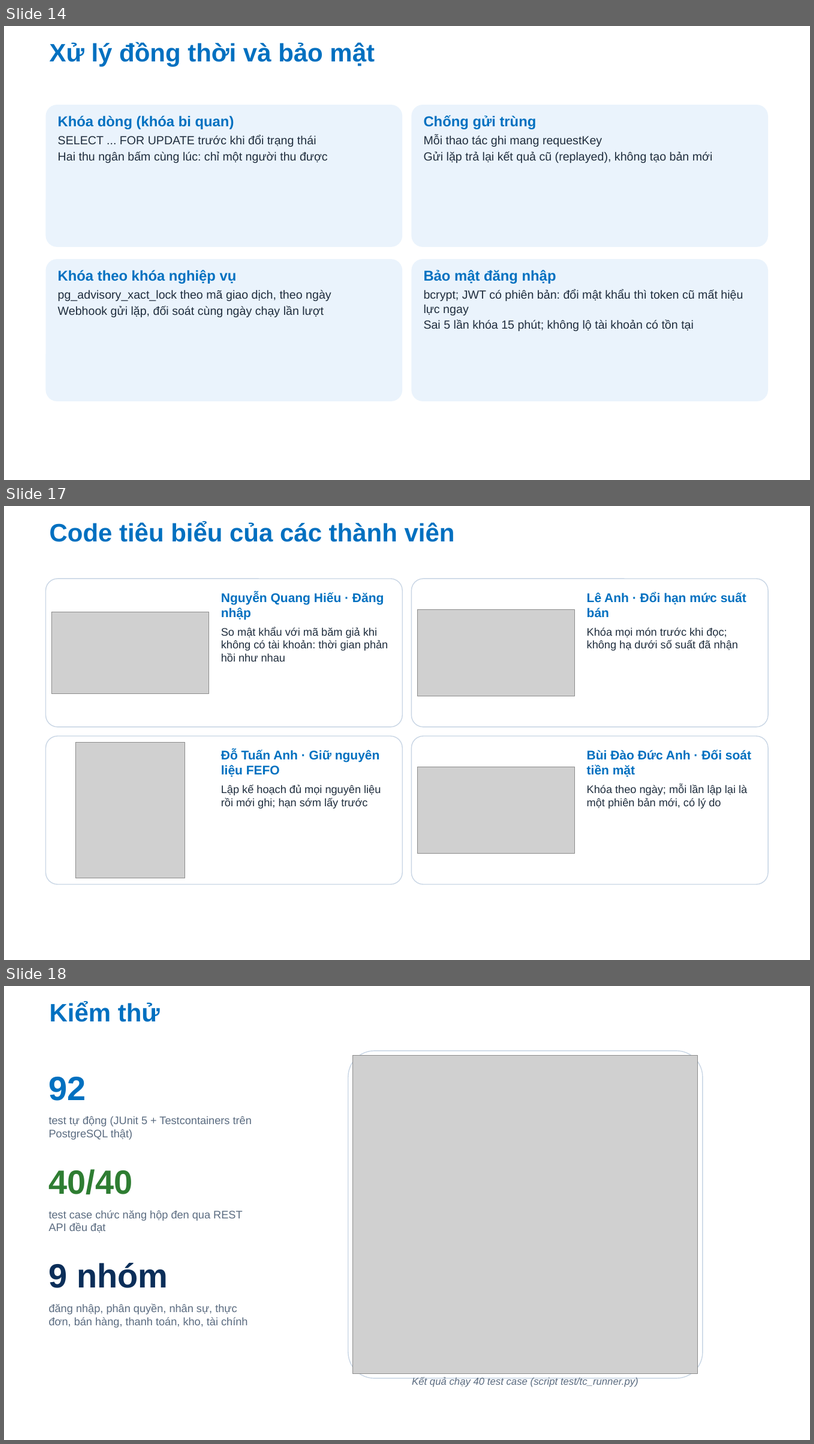
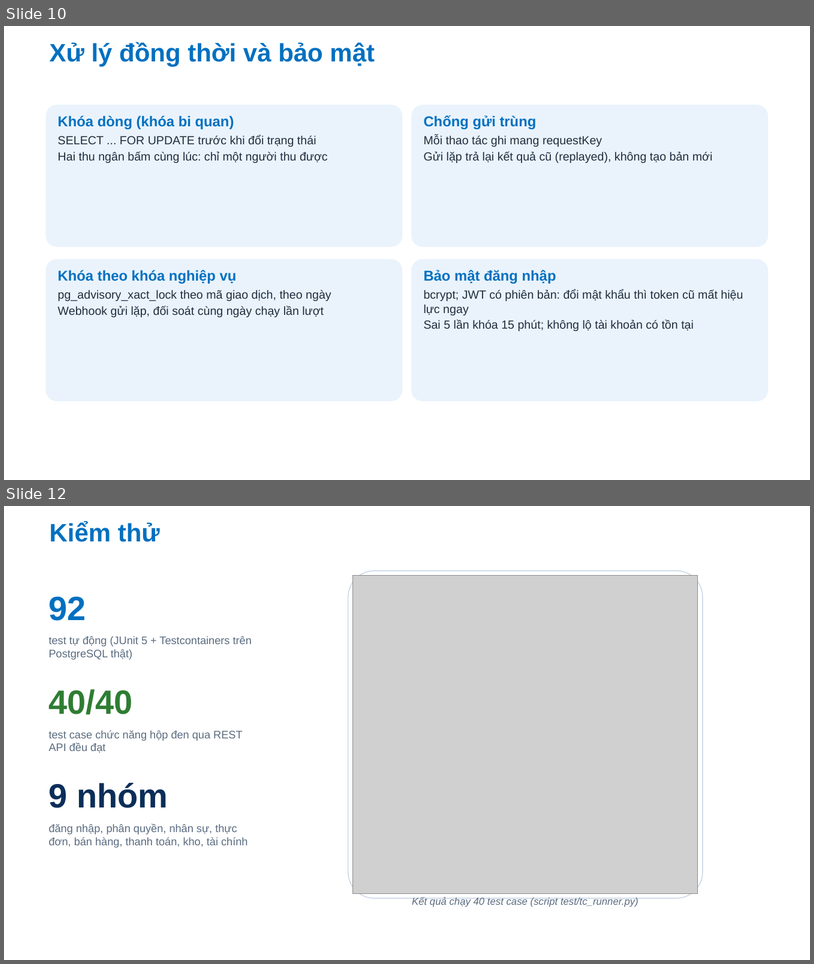
Before and after one commit to Anpham120/restaurant-management-system, a slide deck: docs/bao-cao-ltnc/Slide_LapTrinhNangCao_AtlasRestaurant.pptx. Shown one above the other, each under a label of ours: slides 14, 17 and 18 before the commit, slides 10 and 12 after it; the slides between them are not shown. The pictures are 814x1444 and 814x964 pixels, drawn with LibreOffice and Linux fonts; fonts in the diff are those of the drawing; grey boxes stand for pictures; background and template pictures are left out. Boxes give left, top, right and bottom in pixels: in the first picture for what was removed or moved away, otherwise in the second. Text is boxed around its words. In the diff, an @@ line names an element or a change of style, - is before the commit and + after.

```diff
--- a/docs/bao-cao-ltnc/Slide_LapTrinhNangCao_AtlasRestaurant.pptx
+++ b/docs/bao-cao-ltnc/Slide_LapTrinhNangCao_AtlasRestaurant.pptx
@@ slide 17 removed at (4, 506, 810, 960), background #FFFFFF @@
@@ title removed at (50, 522, 455, 542) @@
-Code tiêu biểu của các thành viên
@@ rounded rectangle removed at (46, 579, 402, 727) @@
@@ text removed at (221, 592, 388, 661) @@
-Nguyễn Quang Hiếu · Đăng nhập
-So mật khẩu với mã băm giả khi không có tài khoản: thời gian phản hồi như nhau
@@ rounded rectangle removed at (412, 579, 768, 727) @@
@@ text removed at (587, 592, 747, 651) @@
-Lê Anh · Đổi hạn mức suất bán
-Khóa mọi món trước khi đọc; không hạ dưới số suất đã nhận
@@ picture removed at (52, 612, 209, 694) @@
@@ picture removed at (418, 609, 575, 696) @@
@@ rounded rectangle removed at (46, 736, 402, 884) @@
@@ rounded rectangle removed at (412, 736, 768, 884) @@
@@ picture removed at (75, 742, 185, 878) @@
@@ text removed at (221, 749, 381, 808) @@
-Đỗ Tuấn Anh · Giữ nguyên liệu FEFO
-Lập kế hoạch đủ mọi nguyên liệu rồi mới ghi; hạn sớm lấy trước
@@ text removed at (587, 750, 752, 808) @@
-Bùi Đào Đức Anh · Đối soát tiền mặt
-Khóa theo ngày; mỗi lần lập lại là một phiên bản mới, có lý do
@@ picture removed at (418, 767, 575, 854) @@
@@ what was slide 14 is now slide 10 @@
@@ what was slide 18 is now slide 12 @@
```
Also in this commit, not shown: 2 slides changed, 6 other slides removed, 1 other file.
